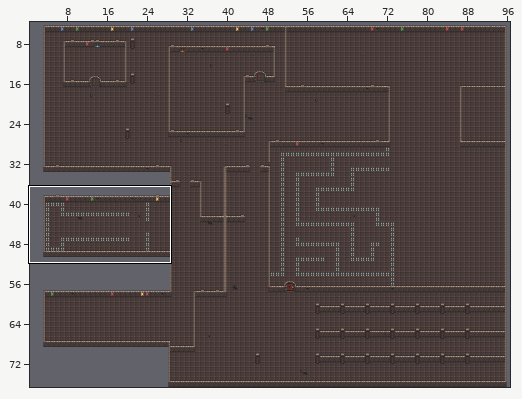
Two states of a Tiled map, assets/mapa_dungorcs.tmx. Above, an overview of the earlier version with the close-up marked.
Close-up. Before the commit:
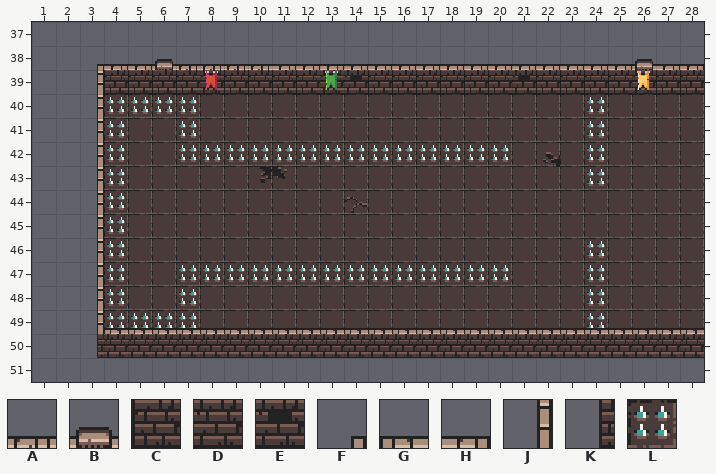
Cells are 16x16 px. Shown: x 1..28, y 37..51. The commit also changed other parts of the map, which this record leaves out.
Key: from "dungeon_tileset": A 2, B 4, C 33, D 34, E 67, F 224, G 226, H 227, J 256, K 288, L 356.
_ is an empty cell, # one hidden under a higher layer.
Layers that did not change in this view are not listed.
Layer "Pinchos" before, first column x 1:
37 ____________________________
38 ____________________________
39 ____________________________
40 ___LLLL________________L____
41 ___L__L________________L____
42 ___L__LLLLLLLLLLLLLL___L____
43 ___L___________________L____
44 ___L________________________
45 ___L________________________
46 ___L___________________L____
47 ___L__LLLLLLLLLLLLLL___L____
48 ___L__L________________L____
49 ___LLLL________________L____
50 ____________________________
51 ____________________________
Layer "Paredes" before, first column x 1:
37 ____________________________
38 __FHHBAAAAHHHHHHHHHHHHHHHBHH
39 __JCCCC#CCCC#ECCCCCCECCCC#CC
40 __J_________________________
41 __J_________________________
42 __J_________________________
43 __J_________________________
44 __J_________________________
45 __J_________________________
46 __J_________________________
47 __J_________________________
48 __J_________________________
49 __JGGGGGGGGGGGGGGGGGGGGGGGGG
50 __KDDDDDDDDDDDDDDDDDDDDDDDDD
51 ____________________________
The same view after the edit:
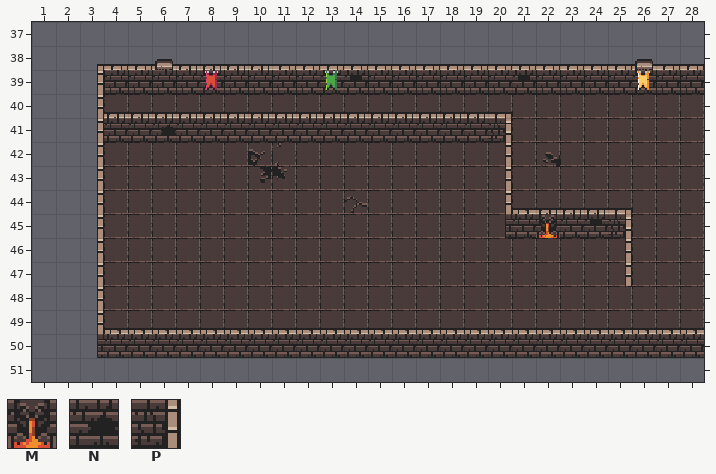
Further tiles: from "dungeon_tileset": M 36, N 99, P 259.
Changes in this commit:
Layer "Pinchos" (removed):
y 40: x 4..7 LLLL -> ____; x 24 L -> _
y 41: x 4 L -> _; x 7 L -> _; x 24 L -> _
y 42: x 4 L -> _; x 7..20 LLLLLLLLLLLLLL -> ______________; x 24 L -> _
y 43: x 4 L -> _; x 24 L -> _
y 44..45: x 4 L -> _
y 46: x 4 L -> _; x 24 L -> _
y 47: x 4 L -> _; x 7..20 LLLLLLLLLLLLLL -> ______________; x 24 L -> _
y 48: x 4 L -> _; x 7 L -> _; x 24 L -> _
y 49: x 4..7 LLLL -> ____; x 24 L -> _
Layer "Paredes":
y 40: x 4..20 _________________ -> AAAAAAAAAAAAAAAAH
y 41: x 4..20 _________________ -> DDNDDDDDDDDDDDDDP
y 42..43: x 20 _ -> J
y 44: x 20..25 ______ -> JGAAAH
y 45: x 20..25 ______ -> KDMDEP
y 46..47: x 25 _ -> J
Pixel boxes of the changes (left, top, right, bottom) in both close-ups:
changed: (104, 97, 632, 328)
